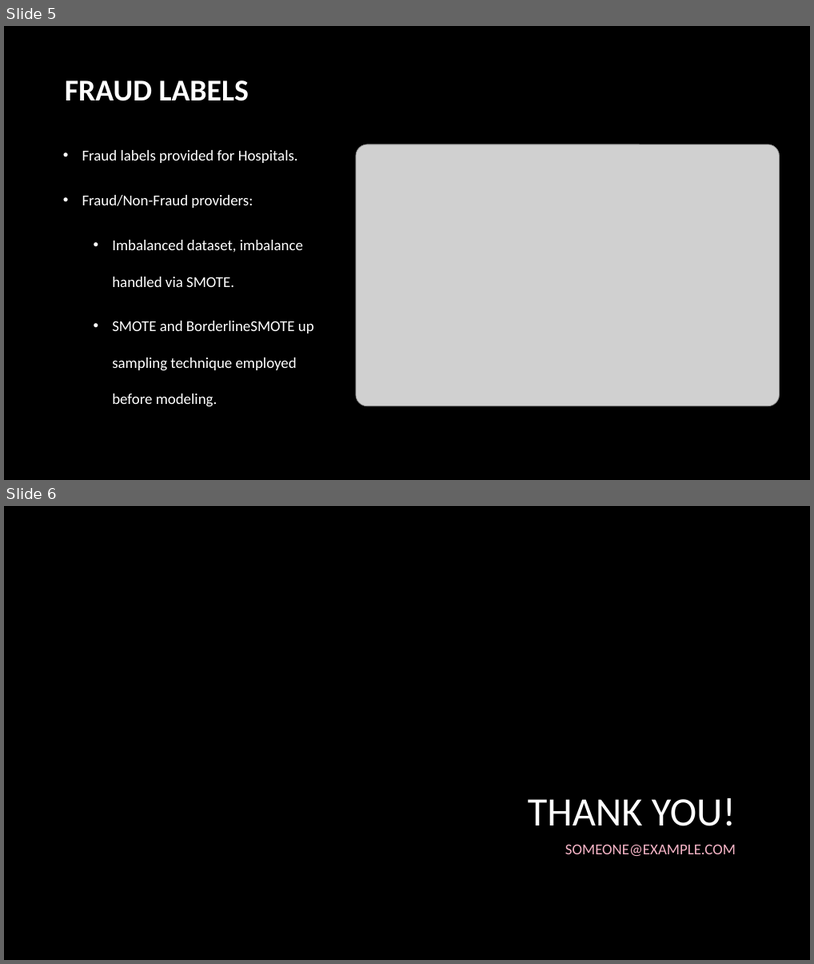
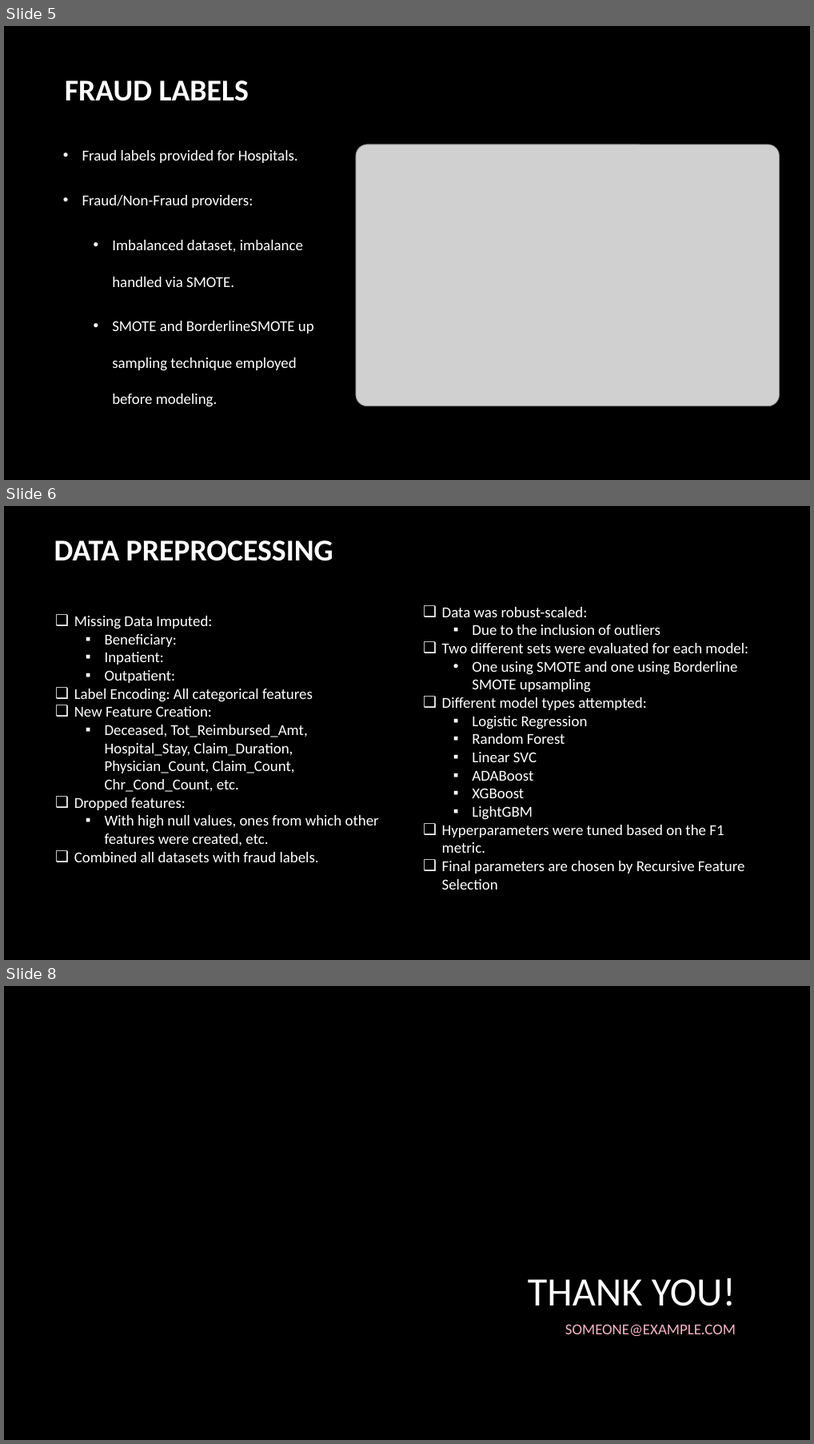
Before and after one commit to suhitasva/Capstone_Project, a slide deck: hc_fraud.pptx. Shown one above the other, each under a label of ours: slides 5 and 6 before the commit, slides 5, 6 and 8 after it; the slides between them are not shown. The pictures are 814x964 and 814x1444 pixels, drawn with LibreOffice and Linux fonts; fonts in the diff are those of the drawing; grey boxes stand for pictures; background and template pictures are left out. Boxes give left, top, right and bottom in pixels: in the first picture for what was removed or moved away, otherwise in the second. Text is boxed around its words. In the diff, an @@ line names an element or a change of style, - is before the commit and + after.

Commit message:
Added slides for introduction, and data introduction

```diff
--- a/hc_fraud.pptx
+++ b/hc_fraud.pptx
@@ slide 6 added at (x1=4, y1=506, x2=810, y2=960), background picture (left out) @@
@@ title added at (x1=54, y1=540, x2=334, y2=561), 36 pt, text #FFFFFF, bold @@
+DATA PREPROCESSING
@@ text added at (x1=74, y1=616, x2=379, y2=862), 18 pt, text #FFFFFF @@
+❑ Missing Data Imputed:
+  ▪ Beneficiary:
+  ▪ Inpatient:
+  ▪ Outpatient:
+❑ Label Encoding: All categorical features
+❑ New Feature Creation:
+  ▪ Deceased, Tot_Reimbursed_Amt, Hospital_Stay, Claim_Duration, Physician_Count, Claim_Count, Chr_Cond_Count, etc.
+❑ Dropped features:
+  ▪ With high null values, ones from which other features were created, etc.
+❑ Combined all datasets with fraud labels.
@@ text added at (x1=442, y1=607, x2=749, y2=889), 18 pt, text #FFFFFF @@
+❑ Data was robust-scaled:
+  ▪ Due to the inclusion of outliers
+❑ Two different sets were evaluated for each model:
+  • One using SMOTE and one using Borderline SMOTE upsampling
+❑ Different model types attempted:
+  ▪ Logistic Regression
+  ▪ Random Forest
+  ▪ Linear SVC
+  ▪ ADABoost
+  ▪ XGBoost
+  ▪ LightGBM
+❑ Hyperparameters were tuned based on the F1 metric.
+❑ Final parameters are chosen by Recursive Feature Selection
@@ what was slide 6 is now slide 8 @@
```
Also in this commit, not shown: 1 other slide added.
